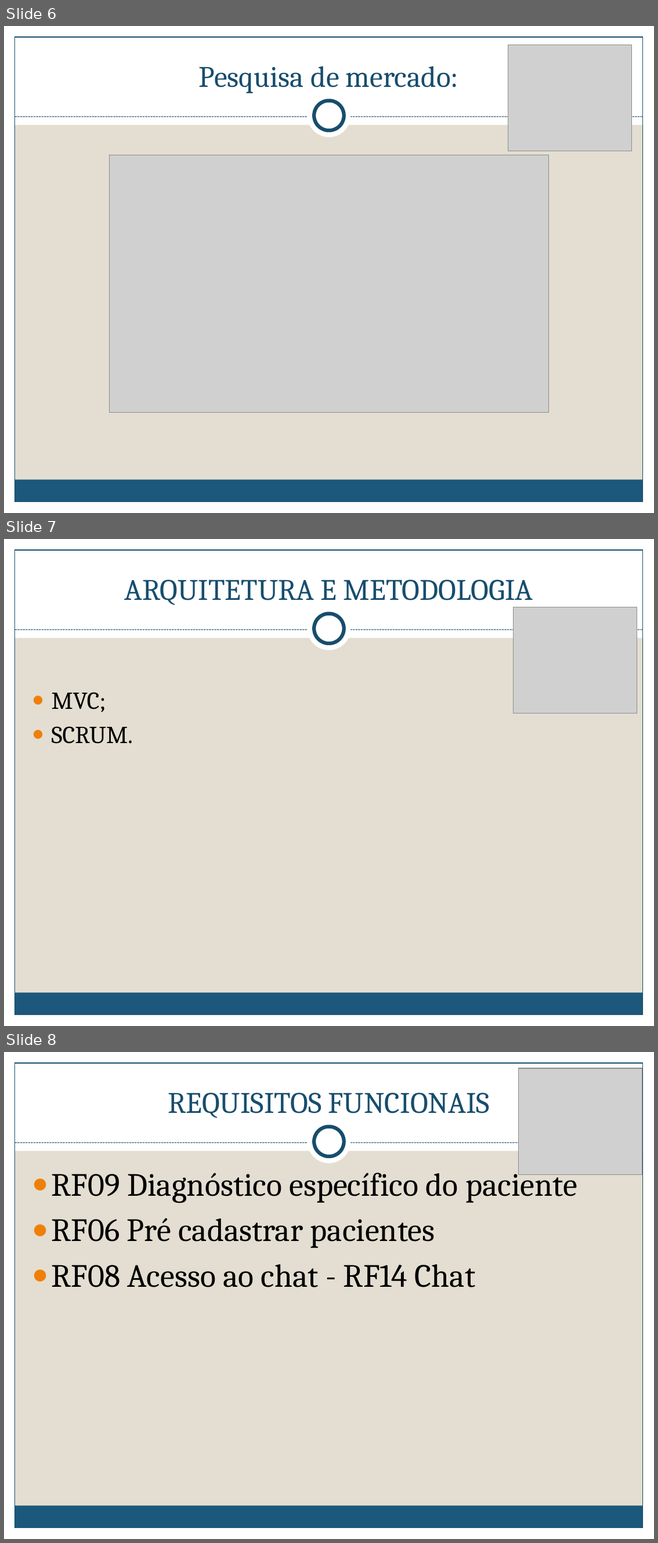
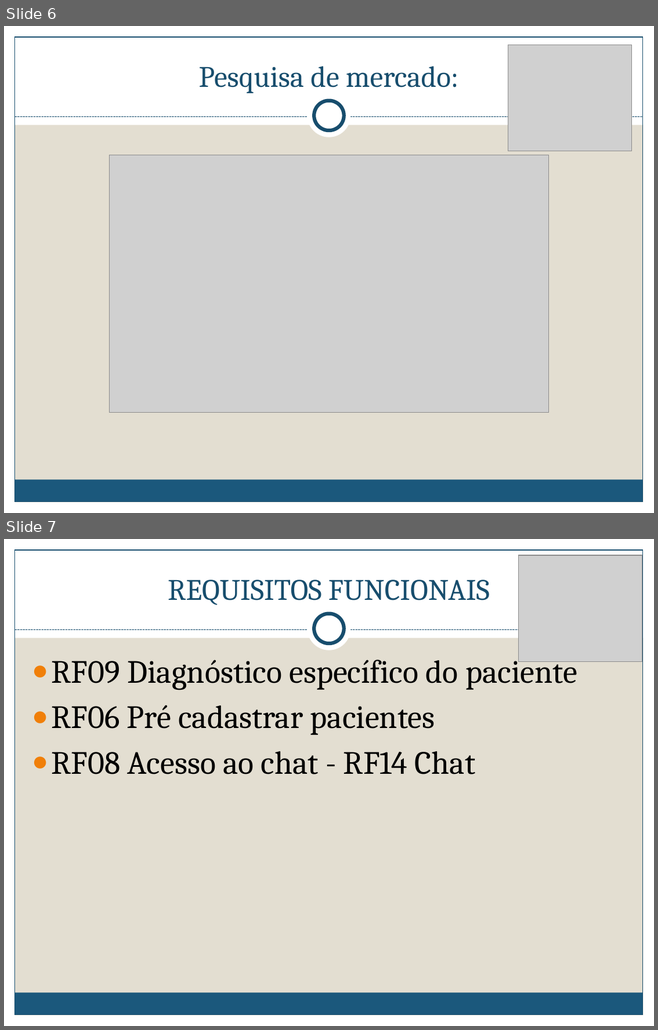
Before and after one commit to jhenitmj/PSIQ, a slide deck: DocumentoPSIQ/PSIQ.pptx. Shown one above the other, each under a label of ours: slides 6, 7 and 8 before the commit, slides 6 and 7 after it. The pictures are 658x1543 and 658x1030 pixels, drawn with LibreOffice and Linux fonts; fonts in the diff are those of the drawing; grey boxes stand for pictures. Boxes give left, top, right and bottom in pixels: in the first picture for what was removed or moved away, otherwise in the second. Text is boxed around its words. In the diff, an @@ line names an element or a change of style, - is before the commit and + after.

Commit message:
slide

```diff
--- a/DocumentoPSIQ/PSIQ.pptx
+++ b/DocumentoPSIQ/PSIQ.pptx
@@ slide 7 removed at [4,539,654,1026], background #E3DED1; not listed: 9 template elements that a slide beside it also shows @@
@@ title removed at [124,580,533,605] @@
-ARQUITETURA E METODOLOGIA
@@ picture removed at [513,607,636,714] @@
@@ text removed at [52,692,133,744] @@
-● MVC;
-● SCRUM.
@@ what was slide 8 is now slide 7 @@
```
Also in this commit, not shown: 1 slide changed, 1 other file.
